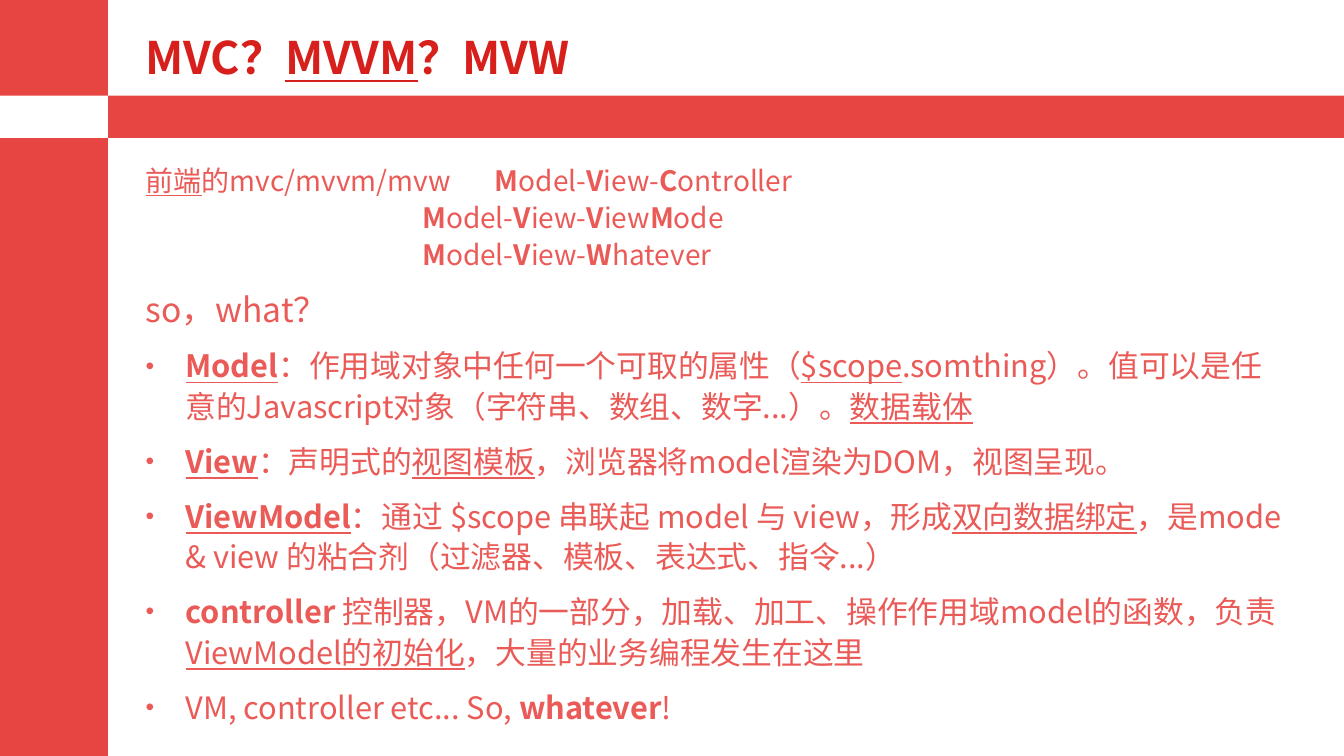
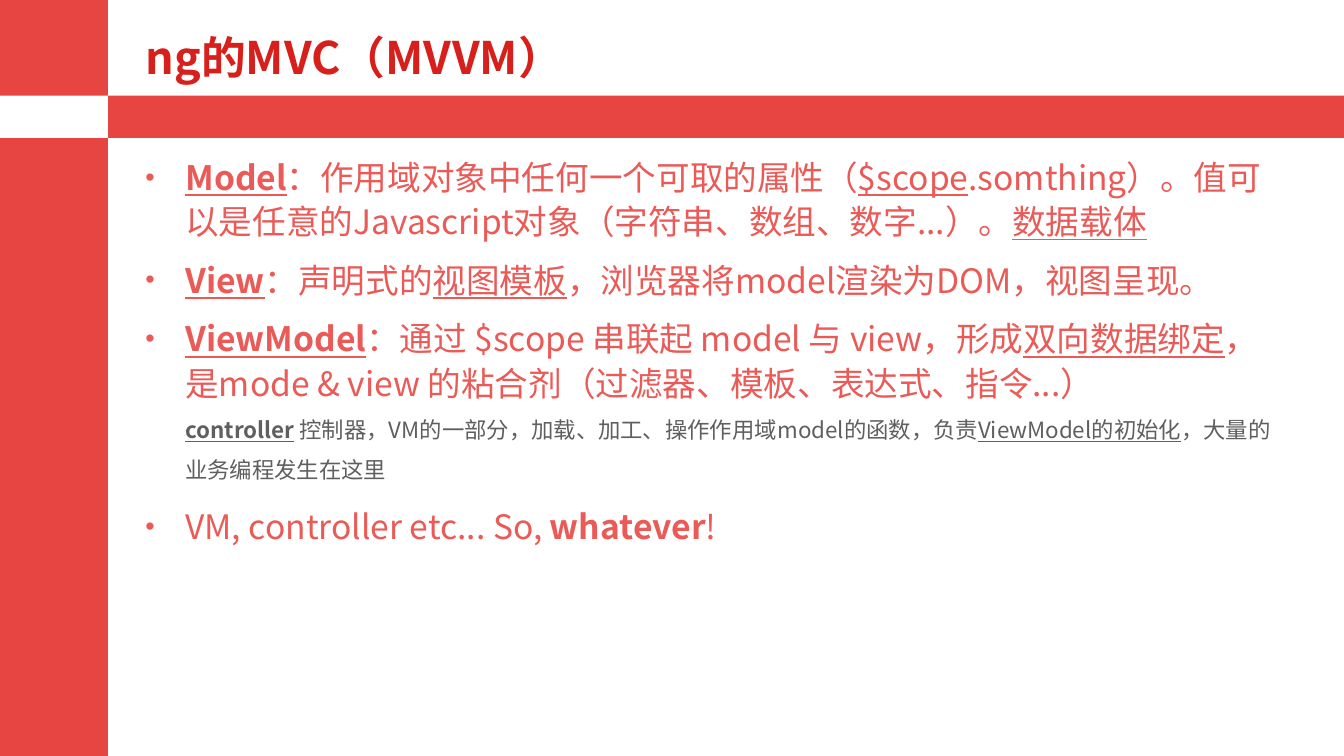
Before and after one commit to alianggitok/doc_tidy, a slide deck: slide 4 of angularjs/ng.pptx (slide 3 before the commit). Drawn at 1344x756 pixels with LibreOffice and Linux fonts; fonts in the diff are those of the drawing. Boxes give left, top, right and bottom in pixels: in the first picture for what was removed or moved away, otherwise in the second. Text is boxed around its words. In the diff, an @@ line names an element or a change of style, - is before the commit and + after.

```diff
--- a/angularjs/ng.pptx
+++ b/angularjs/ng.pptx
@@ title at [145, 35, 563, 85]: text changed @@
-MVC？MVVM？MVW
+ng的MVC（MVVM）
@@ text "Model：作用域对象中任何一个可取的属性（$scope.somthing）。值可以是任意的Javascript对象（字 ...": place and size @@
-text "Model：作用域对象中任何一个可取的属性（$scope.somthing）。值可以是任意的Javascript对象（字 ..." at [146, 167, 1282, 725]
+text "Model：作用域对象中任何一个可取的属性（$scope.somthing）。值可以是任意的Javascript对象（字 ..." at [185, 161, 1270, 545]
@@ text "Model：作用域对象中任何一个可取的属性（$scope.somthing）。值可以是任意的Javascript对象（字 ..." at [185, 161, 1270, 545]: size 22 to 24 pt in "Model：作用域对象中任何一个可取的属性（$scope.somthing）。值可以是任意的Javascript对象（字 ...", "View：声明式的视图模板，浏览器将model渲染为DOM，视图呈现。", "ViewModel：通过 $scope 串联起 model 与 view，形成双向数据绑定，是mode & ...", "VM, controller etc... So, whatever!"; size 22 to 16 pt, text colour #EA5B58 to #5F5F5F in "controller 控制器，VM的一部分，加载、加工、操作作用域model的函数，负责ViewModel的初始化，大量 ..."; underline on in "controller"; bullet • to  ; list level 1 to 2 in "controller 控制器，VM的一部分，加载、加工、操作作用域model的函数，负责ViewModel的初始化，大量 ..."; line spacing 1.1 to 1.5; bullet colour #EA5B58 to #E39EBF @@
@@ text at [146, 167, 792, 326]: paragraphs removed @@
-前端的mvc/mvvm/mvw Model-View-Controller
-Model-View-ViewMode
-Model-View-Whatever
-so，what？
```
Also in this commit, not shown: 2 other slides changed, 1 slide added, 1 other file.
